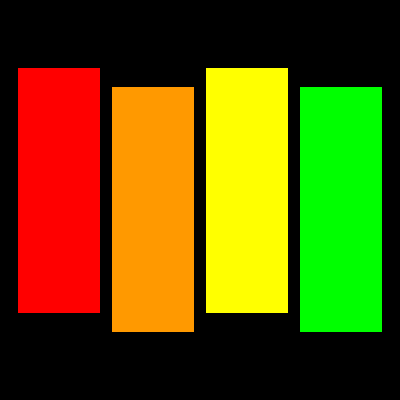
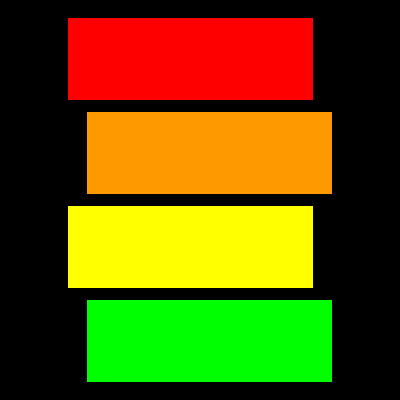
Before/after of a (400, 400) layered artwork. What changed in the layer stack:
painted on "Layer 3 copy 3" over (x1=87, y1=87, x2=382, y2=382)
painted on "Layer 3 copy 2" over (x1=68, y1=68, x2=313, y2=313)
painted on "Layer 3 copy" over (x1=87, y1=87, x2=332, y2=332)
painted on "Layer 3" over (x1=18, y1=18, x2=313, y2=313)
